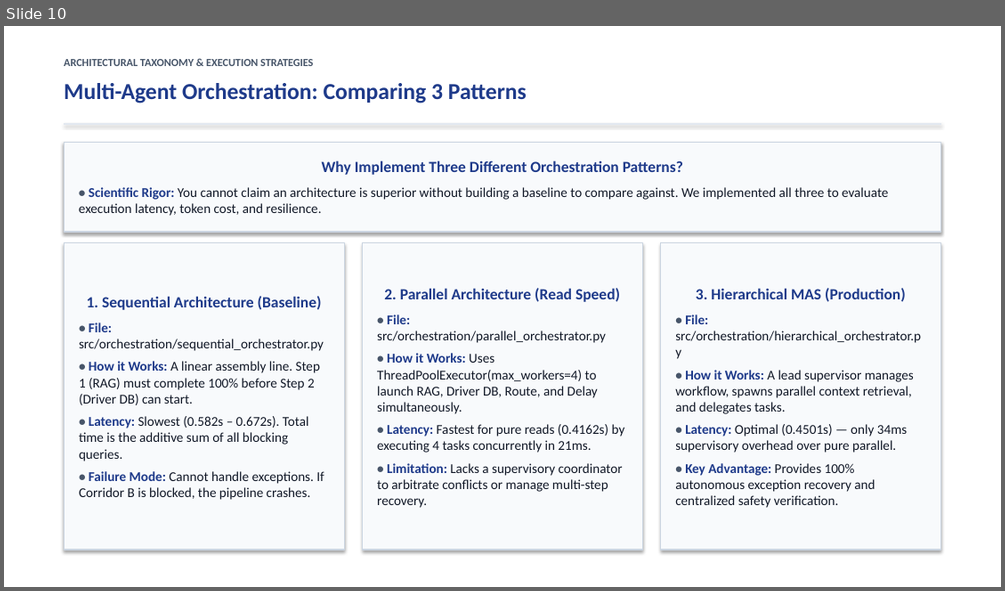
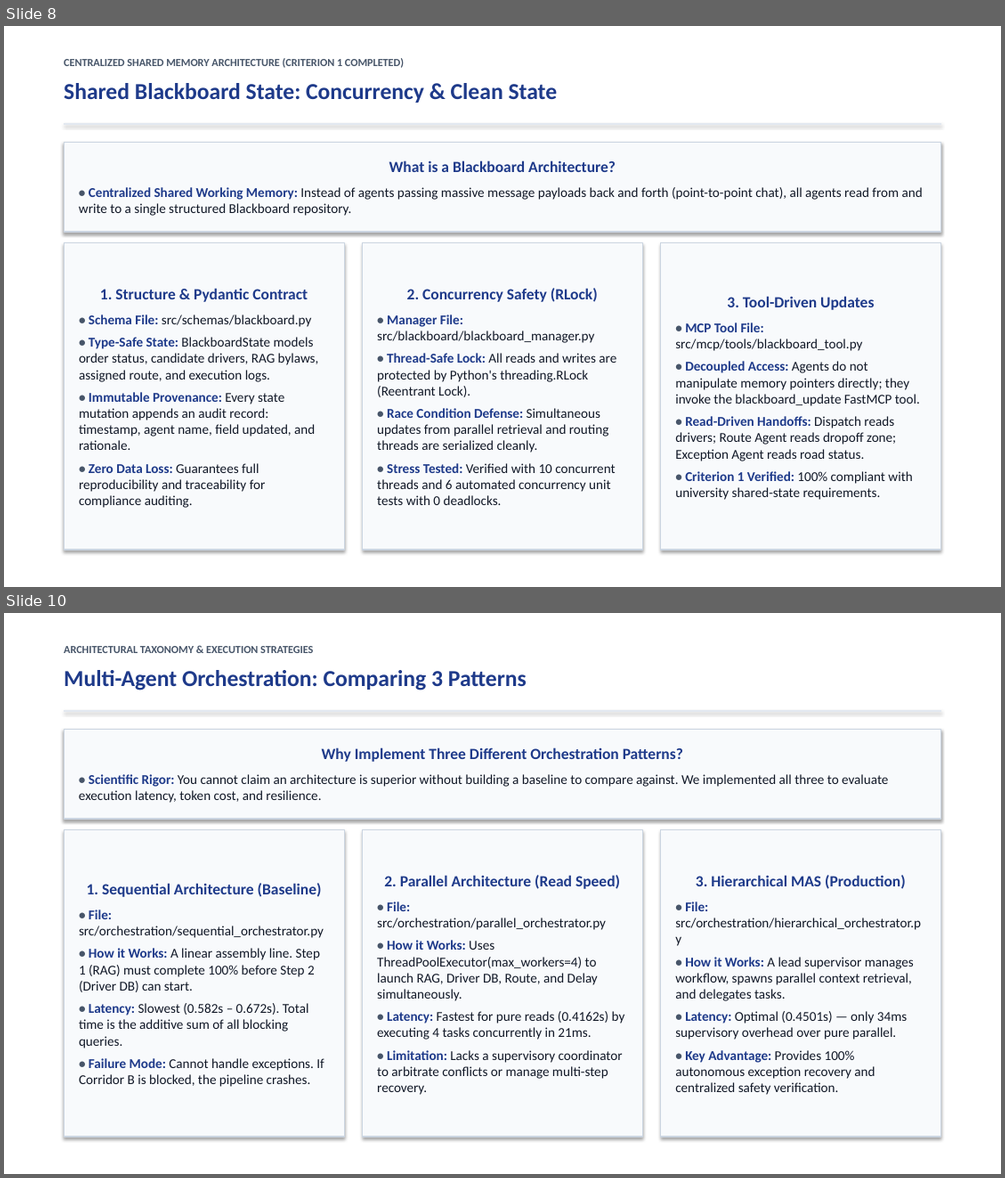
Before and after one commit to Akshat5091/DeliveryFleet-MAS, a slide deck: Eval 2 Documents/DeliveryFleet_MAS_Evaluation2_Master_Presentation.pptx. Shown one above the other, each under a label of ours: slide 10 before the commit, slides 8 and 10 after it; the slides between them are not shown. The pictures are 1005x591 and 1005x1178 pixels, drawn with LibreOffice and Linux fonts; fonts in the diff are those of the drawing. Boxes give left, top, right and bottom in pixels: in the first picture for what was removed or moved away, otherwise in the second. Text is boxed around its words. In the diff, an @@ line names an element or a change of style, - is before the commit and + after.

Commit message:
feat: split coverage matrix into two clean human-style slides in master presentation and refresh archives

```diff
--- a/Eval 2 Documents/DeliveryFleet_MAS_Evaluation2_Master_Presentation.pptx
+++ b/Eval 2 Documents/DeliveryFleet_MAS_Evaluation2_Master_Presentation.pptx
@@ slide 8 added at bbox=[4, 26, 1001, 587], background #FFFFFF @@
@@ text added at bbox=[64, 58, 404, 68], 10.5 pt, text #475569, bold @@
+CENTRALIZED SHARED MEMORY ARCHITECTURE (CRITERION 1 COMPLETED)
@@ text added at bbox=[64, 83, 558, 103], 22 pt, text #1E3A8A, bold @@
+Shared Blackboard State: Concurrency & Clean State
@@ rectangle added at bbox=[64, 123, 941, 124], fill #E2E8F0, outline #E2E8F0 0.75 pt @@
@@ rectangle added at bbox=[64, 142, 941, 232], fill #F8FAFC, outline #CBD5E1 1 pt, 13 pt, text #111827 @@
+What is a Blackboard Architecture?
+• Centralized Shared Working Memory: Instead of agents passing massive message payloads back and forth (point-to-point chat), all agents read from and write to a single structured Blackboard repository.
@@ rectangle added at bbox=[64, 243, 344, 549], fill #F8FAFC, outline #CBD5E1 1 pt, 13 pt, text #111827 @@
+1. Structure & Pydantic Contract
+• Schema File: src/schemas/blackboard.py
+• Type-Safe State: BlackboardState models order status, candidate drivers, RAG bylaws, assigned route, and execution logs.
+• Immutable Provenance: Every state mutation appends an audit record: timestamp, agent name, field updated, and rationale.
+• Zero Data Loss: Guarantees full reproducibility and traceability for compliance auditing.
@@ rectangle added at bbox=[362, 243, 643, 549], fill #F8FAFC, outline #CBD5E1 1 pt, 13 pt, text #111827 @@
+2. Concurrency Safety (RLock)
+• Manager File: src/blackboard/blackboard_manager.py
+• Thread-Safe Lock: All reads and writes are protected by Python's threading.RLock (Reentrant Lock).
+• Race Condition Defense: Simultaneous updates from parallel retrieval and routing threads are serialized cleanly.
+• Stress Tested: Verified with 10 concurrent threads and 6 automated concurrency unit tests with 0 deadlocks.
@@ rectangle added at bbox=[661, 243, 941, 549], fill #F8FAFC, outline #CBD5E1 1 pt, 13 pt, text #111827 @@
+3. Tool-Driven Updates
+• MCP Tool File: src/mcp/tools/blackboard_tool.py
+• Decoupled Access: Agents do not manipulate memory pointers directly; they invoke the blackboard_update FastMCP tool.
+• Read-Driven Handoffs: Dispatch reads drivers; Route Agent reads dropoff zone; Exception Agent reads road status.
+• Criterion 1 Verified: 100% compliant with university shared-state requirements.
```
Also in this commit, not shown: 5 slides changed, 8 other slides added, 8 slides removed, 5 other files.
